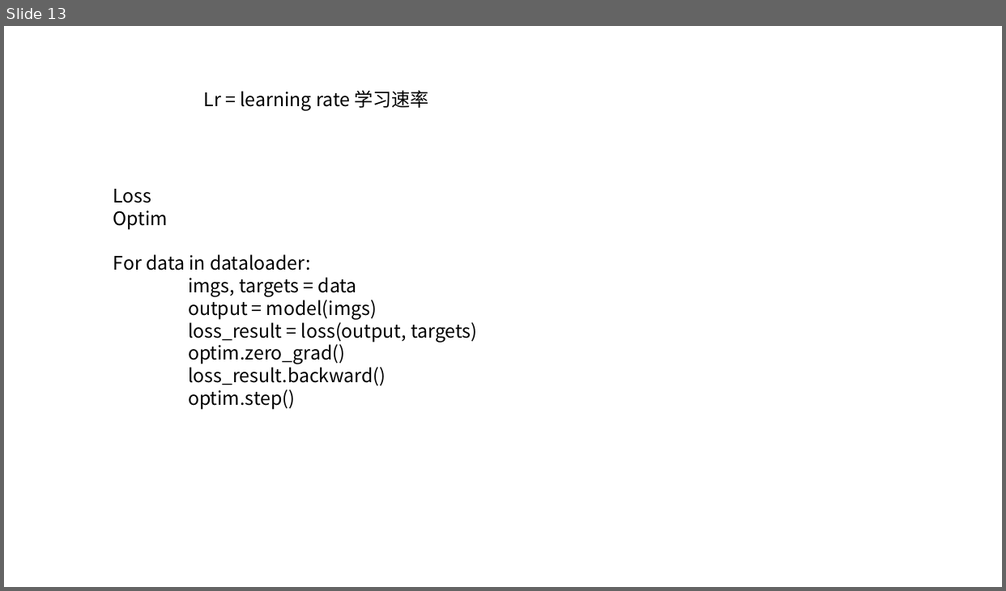
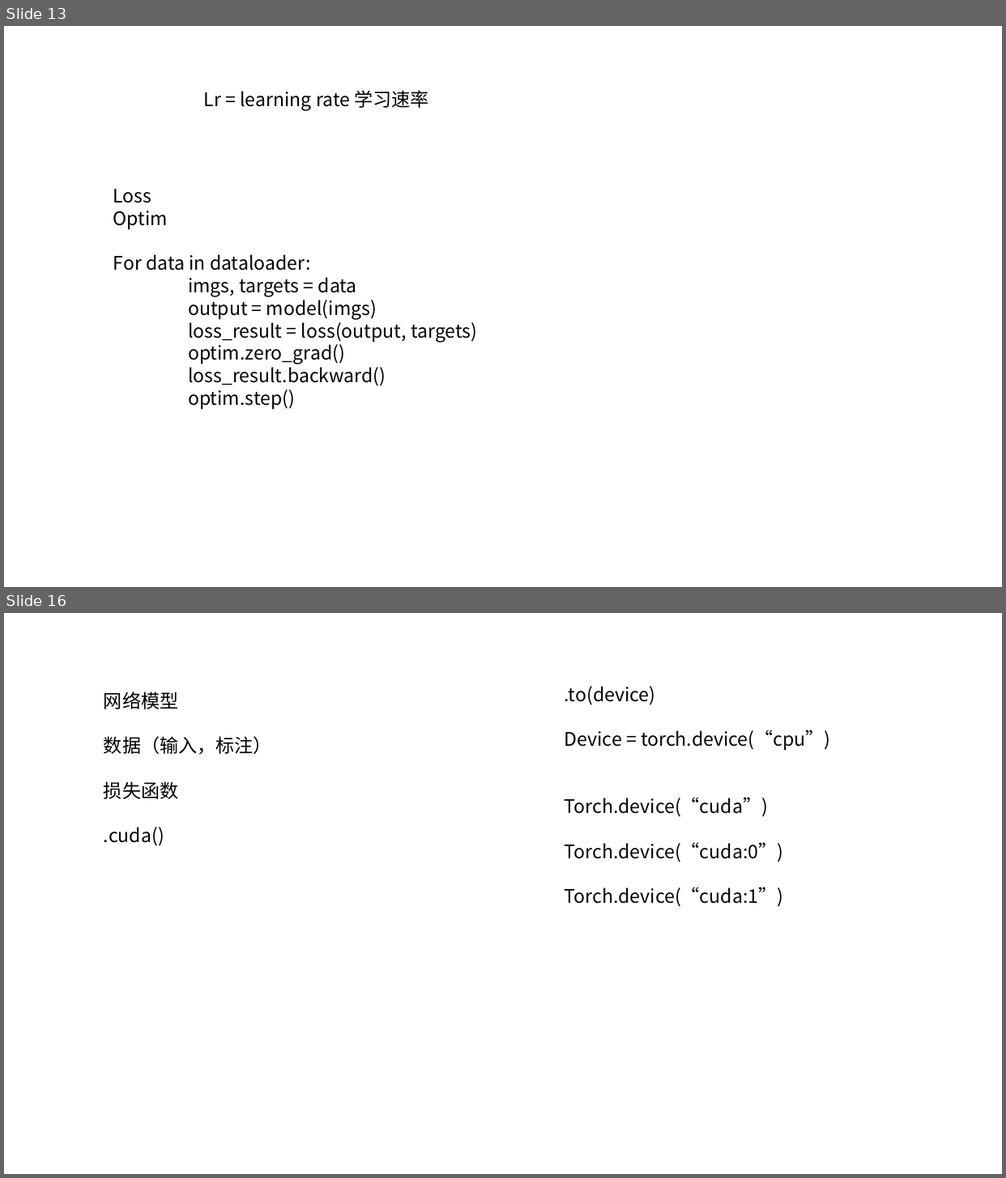
Before and after one commit to xiaotudui/pytorch-tutorial, a slide deck: notes/演示.pptx. Shown one above the other, each under a label of ours: slide 13 before the commit, slides 13 and 16 after it; the slides between them are not shown. The pictures are 1006x591 and 1006x1178 pixels, drawn with LibreOffice and Linux fonts; fonts in the diff are those of the drawing. Boxes give left, top, right and bottom in pixels: in the first picture for what was removed or moved away, otherwise in the second. Text is boxed around its words. In the diff, an @@ line names an element or a change of style, - is before the commit and + after.

Commit message:
add all

```diff
--- a/notes/演示.pptx
+++ b/notes/演示.pptx
@@ slide 16 added at (4,613,1002,1174), background #FFFFFF @@
@@ text added at (104,692,272,846), 18 pt, text #000000 @@
+网络模型
+数据（输入，标注）
+损失函数
+.cuda()
@@ text added at (565,686,830,907), 18 pt, text #000000 @@
+.to(device)
+Device = torch.device(“cpu”)
+Torch.device(“cuda”)
+Torch.device(“cuda:0”)
+Torch.device(“cuda:1”)
```
Also in this commit, not shown: 3 other slides added.
